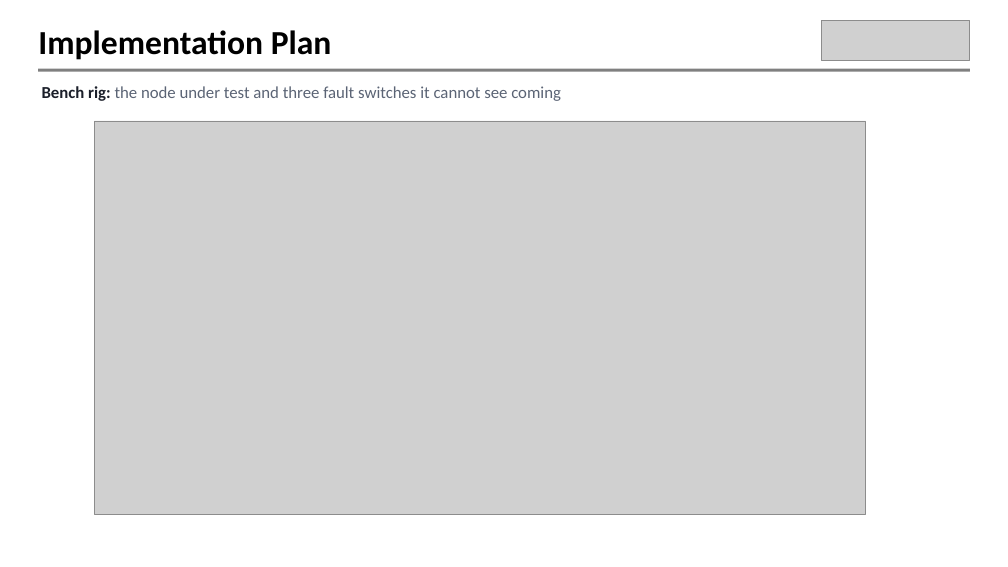
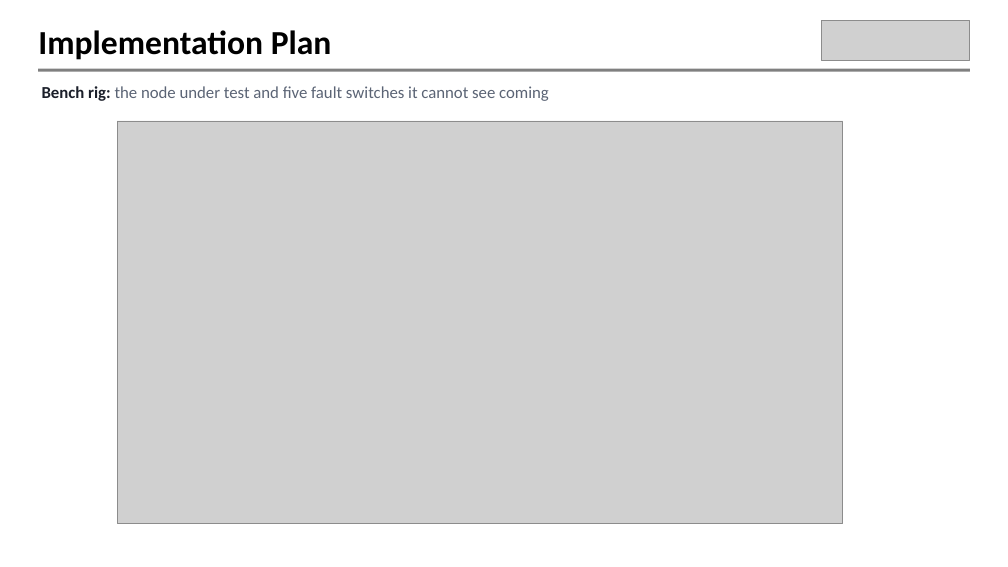
Before and after one commit to shriram-s7/sentinel-techgium, a slide deck: slide 7 of docs/22825_TG10_Presentation Round.pptx. Drawn at 1008x567 pixels with LibreOffice and Linux fonts; fonts in the diff are those of the drawing; grey boxes stand for pictures; background and template pictures are left out. Boxes give left, top, right and bottom in pixels: in the first picture for what was removed or moved away, otherwise in the second. Text is boxed around its words. In the diff, an @@ line names an element or a change of style, - is before the commit and + after.

```diff
--- a/docs/22825_TG10_Presentation Round.pptx
+++ b/docs/22825_TG10_Presentation Round.pptx
@@ text at (42, 86, 549, 101): text changed @@
-Bench rig: the node under test and three fault switches it cannot see coming
+Bench rig: the node under test and five fault switches it cannot see coming
@@ picture: place and size @@
-picture at (95, 121, 866, 514)
+picture at (117, 121, 843, 524)
```
Also in this commit, not shown: 10 other slides changed, 1 slide added, 22 other files.
